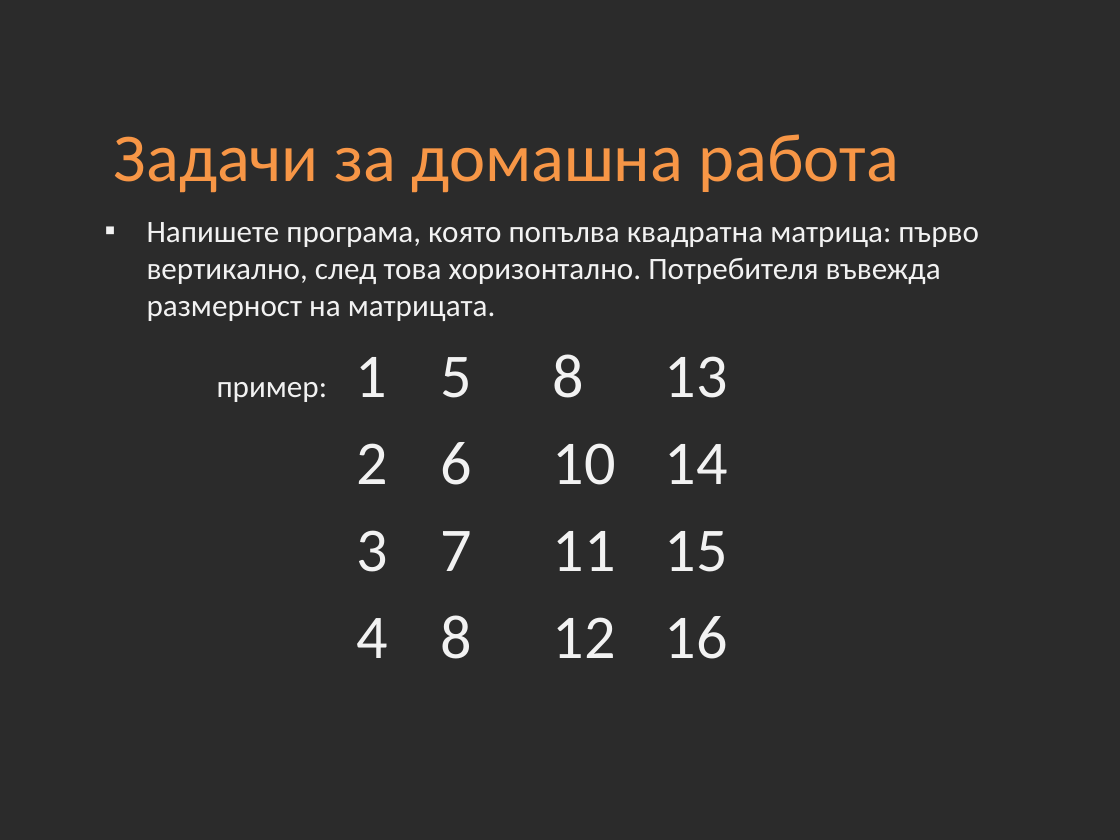
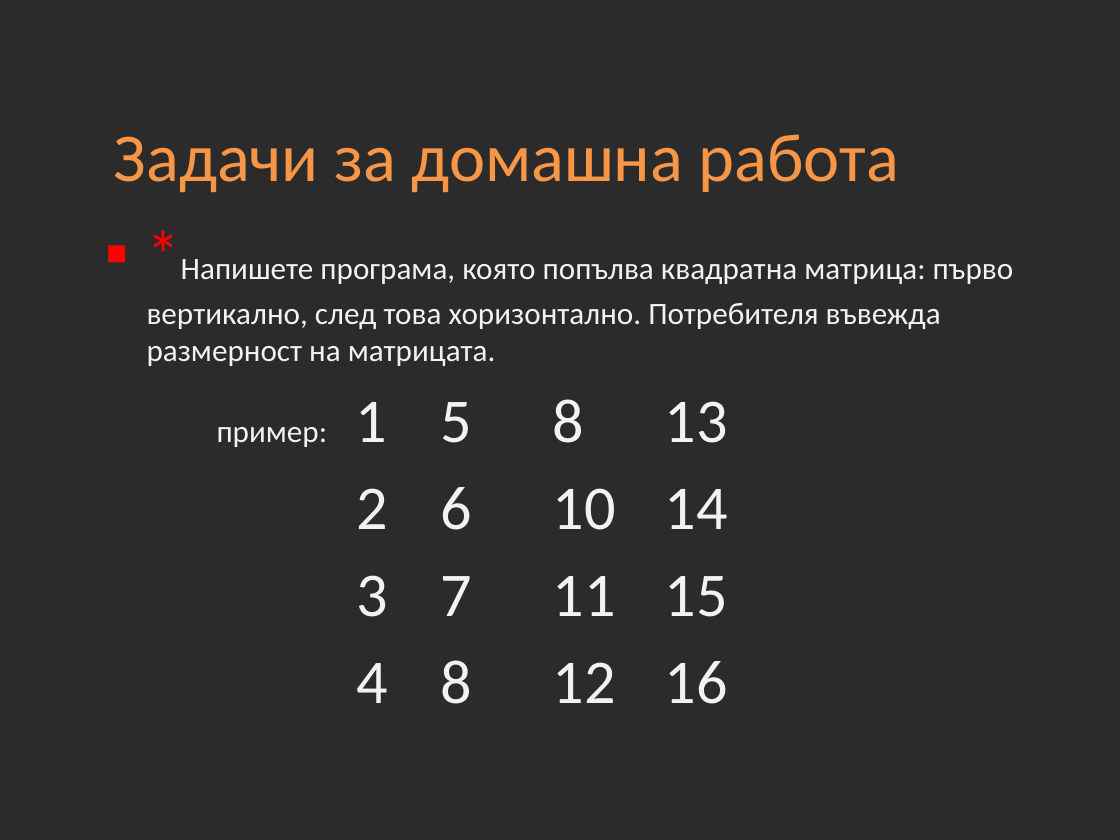
Before and after one commit to Academy-Soft-Intellect/Programming-Introduction-Course, a slide deck: slide 30 of 07-Arrays.pptx. Drawn at 1120x840 pixels with LibreOffice and Linux fonts; fonts in the diff are those of the drawing; background and template pictures are left out; a plain dark background stands for a picture behind light text. Boxes give left, top, right and bottom in pixels: in the first picture for what was removed or moved away, otherwise in the second. Text is boxed around its words. In the diff, an @@ line names an element or a change of style, - is before the commit and + after.

```diff
--- a/07-Arrays.pptx
+++ b/07-Arrays.pptx
@@ text at <box>147,259,1014,366</box>: text changed @@
-▪ Напишете програма, която попълва квадратна матрица: първо вертикално, след това хоризонтално. Потребителя въвежда размерност на матрицата.
+▪ *Напишете програма, която попълва квадратна матрица: първо вертикално, след това хоризонтално. Потребителя въвежда размерност на матрицата.
```
Also in this commit, not shown: 5 other slides changed, 30 other files.
